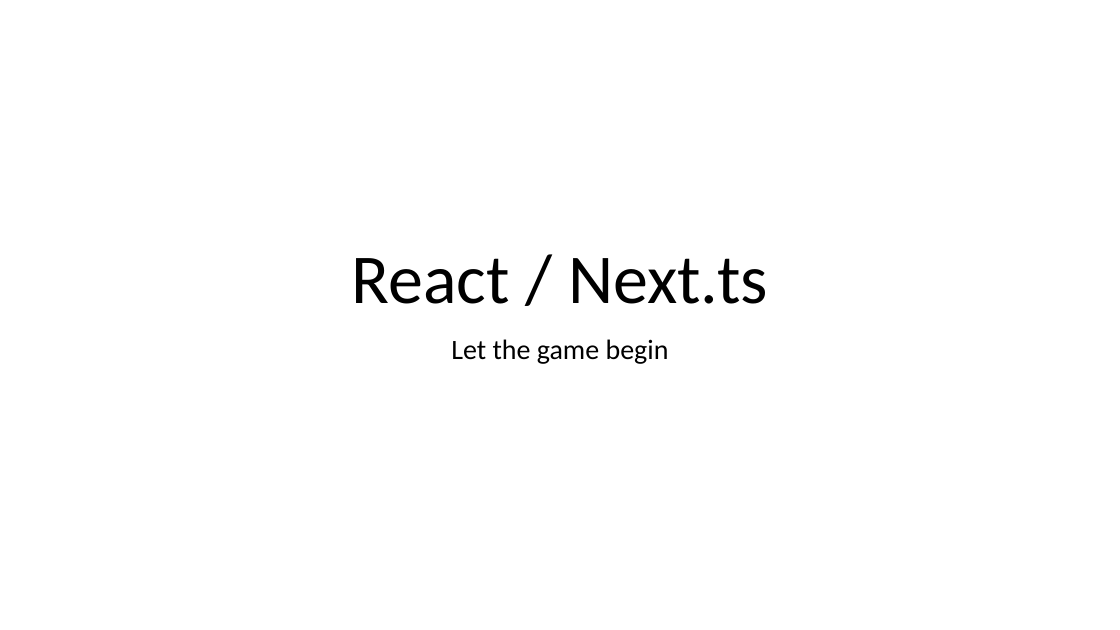
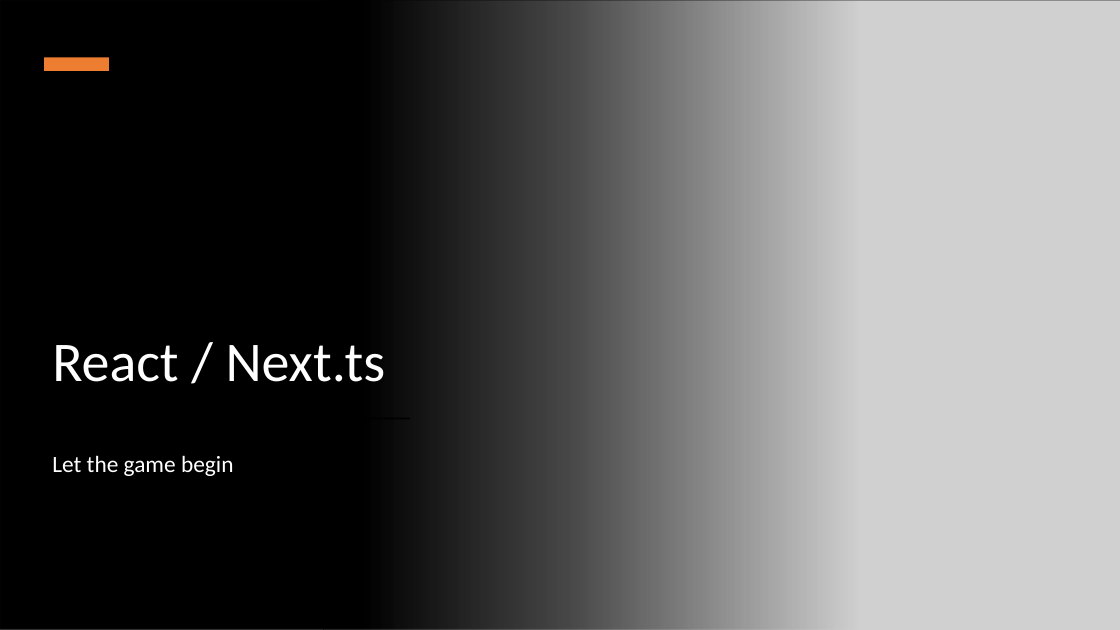
Before and after one commit to 1shaked/full-stack, a slide deck: slide 1 of 24ass/reactNext.pptx. Drawn at 1120x630 pixels with LibreOffice and Linux fonts; fonts in the diff are those of the drawing; grey boxes stand for pictures. Boxes give left, top, right and bottom in pixels: in the first picture for what was removed or moved away, otherwise in the second. Text is boxed around its words. In the diff, an @@ line names an element or a change of style, - is before the commit and + after.

Commit message:
react

```diff
--- a/24ass/reactNext.pptx
+++ b/24ass/reactNext.pptx
@@ rectangle added at bbox=[0, 0, 858, 630], fill gradient #000000 @@
@@ picture added at bbox=[323, 0, 1120, 630] @@
@@ rectangle added at bbox=[44, 58, 109, 71], fill #ED7D31 @@
@@ title "React / Next.ts": place and size @@
-title "React / Next.ts" at bbox=[352, 258, 768, 304]
+title "React / Next.ts" at bbox=[52, 345, 386, 382]
@@ title "React / Next.ts" at bbox=[52, 345, 386, 382]: size 60 to 48 pt, text colour #000000 to #FFFFFF; alignment centre to left @@
@@ rectangle added at bbox=[45, 418, 410, 419], fill #000000 @@
@@ subtitle "Let the game begin": place and size @@
-subtitle "Let the game begin" at bbox=[451, 339, 669, 364]
+subtitle "Let the game begin" at bbox=[52, 455, 233, 476]
@@ subtitle "Let the game begin" at bbox=[52, 455, 233, 476]: size 24 to 20 pt, text colour #000000 to #FFFFFF; alignment centre to left @@
```
Also in this commit, not shown: 9 other slides changed, 6 slides added, 7 other files.
